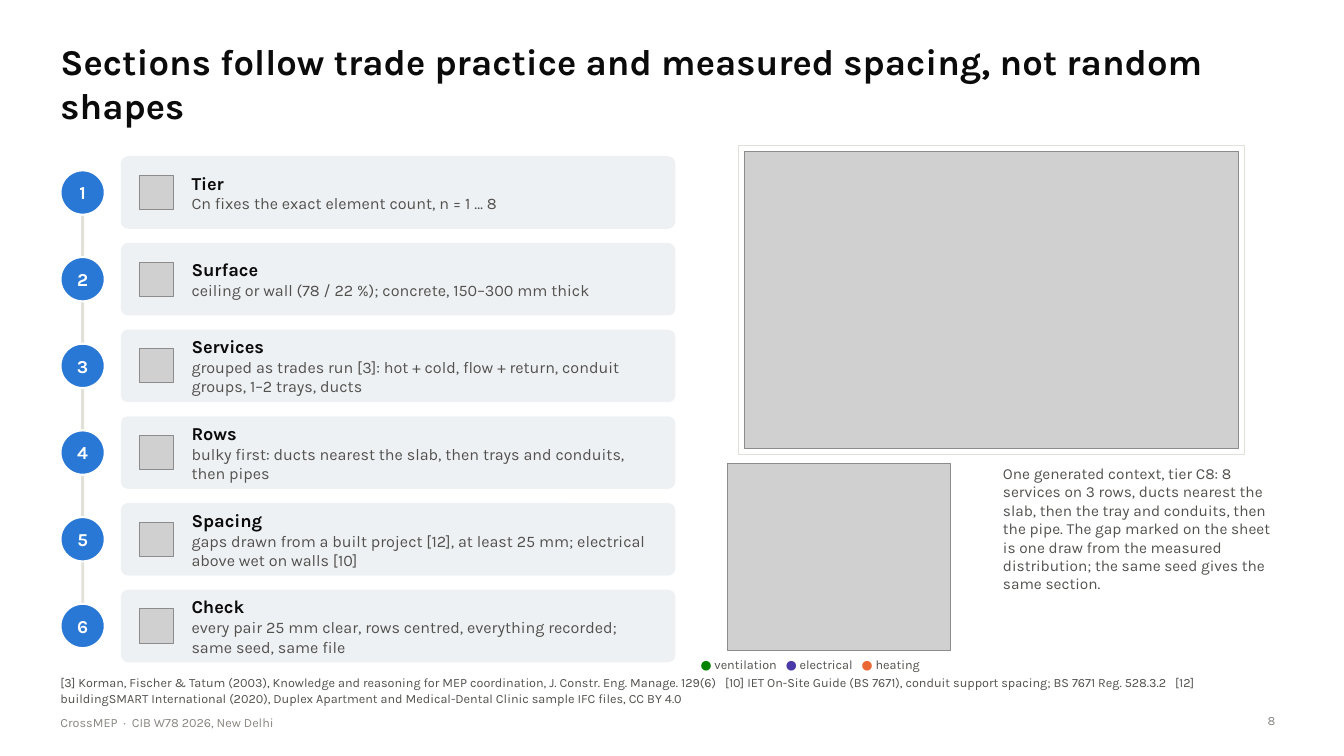
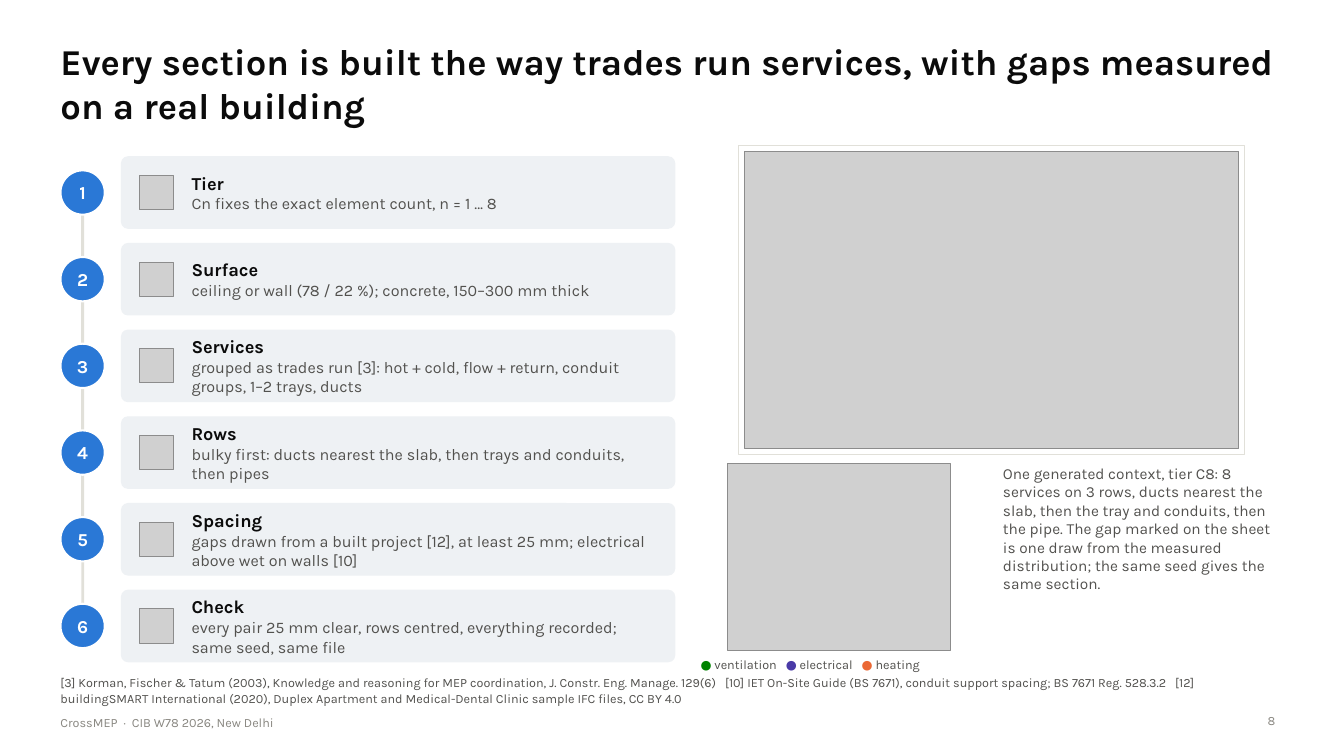
Before and after one commit to lavinia-ped/CrossMEP_Dataset, a slide deck: slide 8 of docs/CrossMEP_CIBW78_talk.pptx. Drawn at 1344x756 pixels with LibreOffice and Linux fonts; fonts in the diff are those of the drawing; grey boxes stand for pictures. Boxes give left, top, right and bottom in pixels: in the first picture for what was removed or moved away, otherwise in the second. Text is boxed around its words. In the diff, an @@ line names an element or a change of style, - is before the commit and + after.

Commit message:
Talk: fuller sentence titles on every slide

```diff
--- a/docs/CrossMEP_CIBW78_talk.pptx
+++ b/docs/CrossMEP_CIBW78_talk.pptx
@@ title at box(60, 49, 1273, 128): text changed @@
-Sections follow trade practice and measured spacing, not random shapes
+Every section is built the way trades run services, with gaps measured on a real building
```
Also in this commit, not shown: 14 other slides changed, 5 other files.
